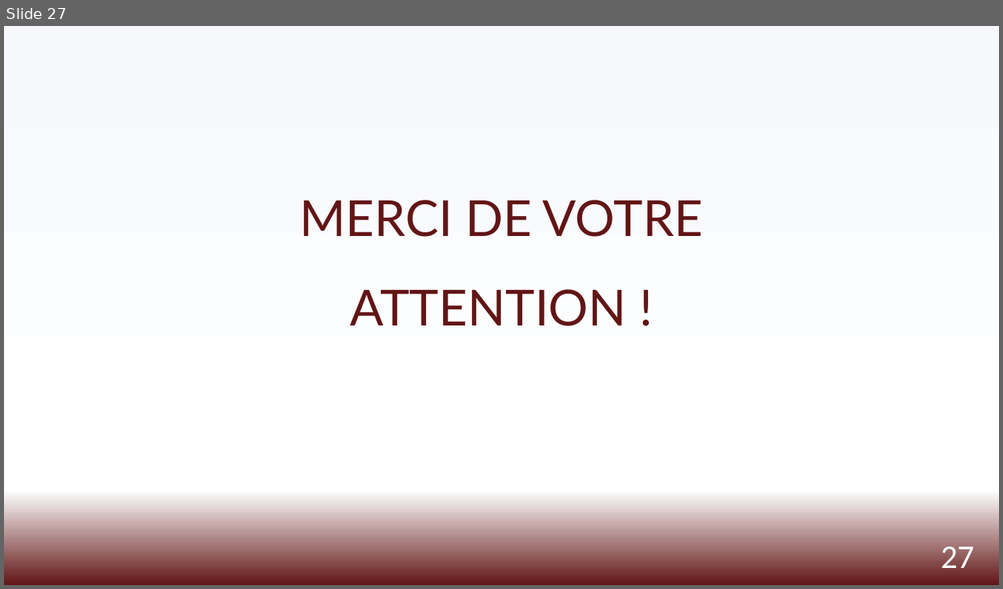
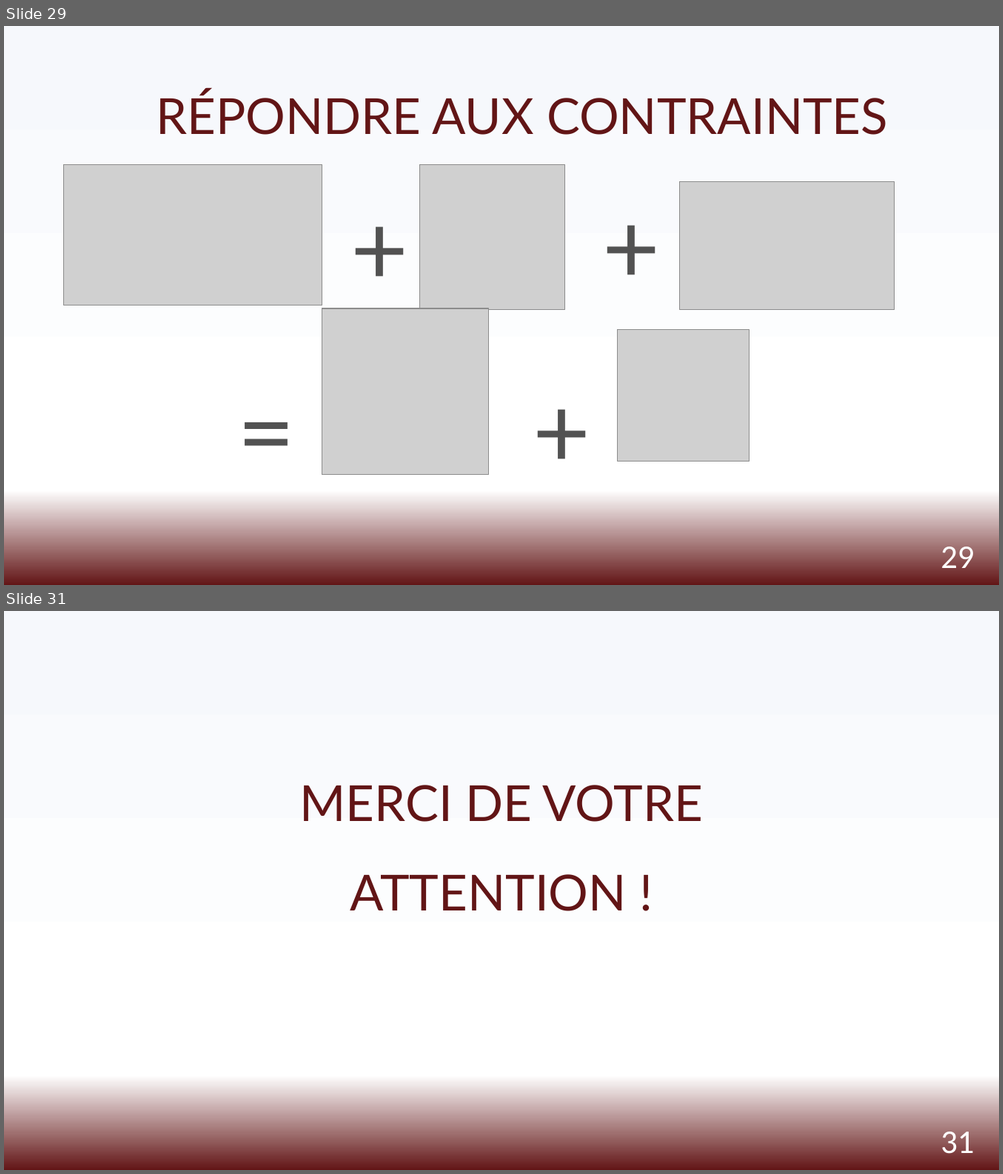
Before and after one commit to viviante79/Projet_8, a slide deck: Ors_Vivian_3_presentation_082022.pptx. Shown one above the other, each under a label of ours: slide 27 before the commit, slides 29 and 31 after it; the slides between them are not shown. The pictures are 1003x589 and 1003x1174 pixels, drawn with LibreOffice and Linux fonts; fonts in the diff are those of the drawing; grey boxes stand for pictures. Boxes give left, top, right and bottom in pixels: in the first picture for what was removed or moved away, otherwise in the second. Text is boxed around its words. In the diff, an @@ line names an element or a change of style, - is before the commit and + after.

```diff
--- a/Ors_Vivian_3_presentation_082022.pptx
+++ b/Ors_Vivian_3_presentation_082022.pptx
@@ slide 29 added at [4, 26, 999, 585], background gradient #F6F8FC to #FFFFFF to #621516 @@
@@ text added at [156, 91, 888, 135], 48 pt, text #621516 @@
+RÉPONDRE AUX CONTRAINTES
@@ text added at [344, 123, 398, 210], 96 pt, text #525252 @@
++
@@ text added at [595, 121, 650, 208], 96 pt, text #525252 @@
++
@@ picture added at [64, 165, 322, 306] @@
@@ picture added at [420, 165, 565, 310] @@
@@ picture added at [679, 182, 894, 310] @@
@@ text added at [230, 305, 285, 392], 96 pt, text #525252 @@
+=
@@ picture added at [322, 309, 488, 475] @@
@@ text added at [526, 305, 580, 392], 96 pt, text #525252 @@
++
@@ picture added at [617, 329, 748, 461] @@
@@ page number added at [940, 547, 973, 577], 32 pt, text #FFFFFF @@
+29
@@ what was slide 27 is now slide 31 @@
@@ page number at [940, 1132, 973, 1162]: text changed @@
-27
+31
```
Also in this commit, not shown: 1 slide changed, 4 other slides added, 1 slide removed.
